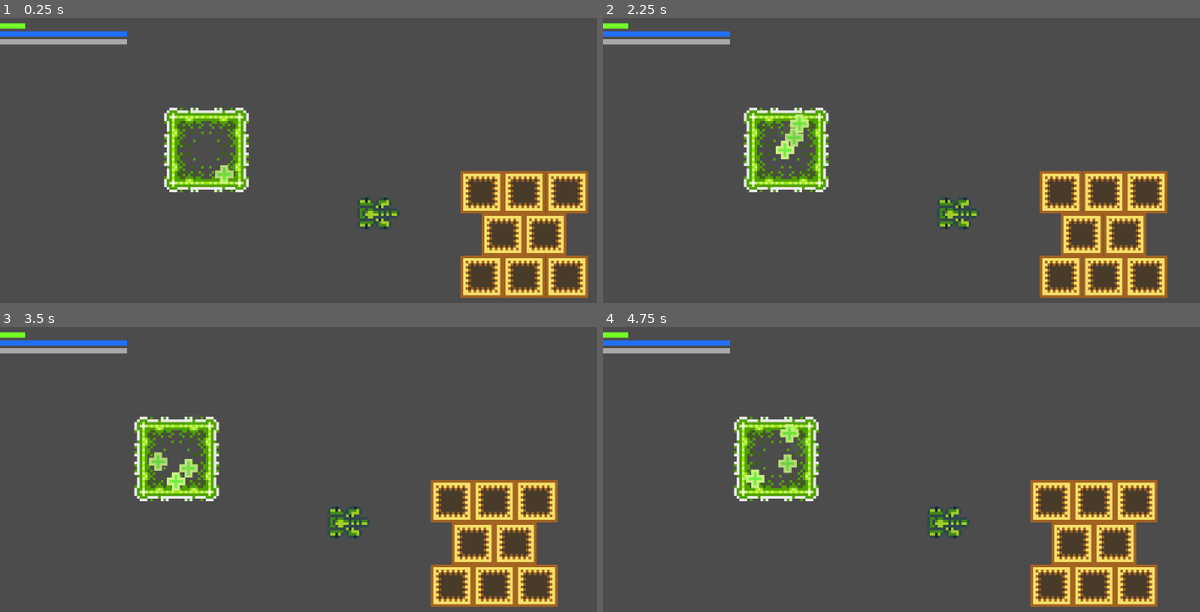
Above: before the commit, frames 1-4 (two rows, left to right).
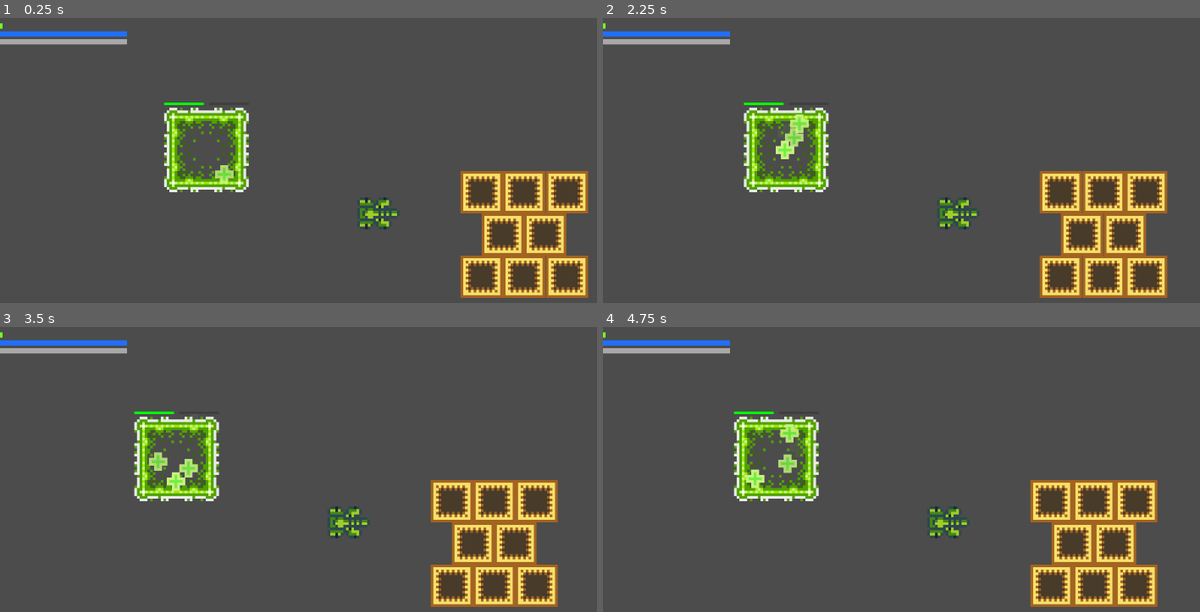
Above: after the commit, the same moments.

Repository: dcerjan/sgtpotato
Game: Godot game, scene res://data/scene/root.tscn
Two runs of this game, one before a commit and one after it. Both use one fixed random seed, a clock stepped at 60 frames per second and the inputs below.
Inputs:
- Up to frame 1 (0.25 s): no input
- Up to frame 2 (2.25 s): no input
- Up to frame 3 (3.5 s): no input
- Up to frame 4 (4.75 s): no input

The runs differ from the first frame. In frame 1, 0.1% of the frame differs, in the area x 0-35%, y 1-31%; in frame 2, 0.1%; in frame 3, 0.1%; in frame 4, 0.1%.

Commit message:
Settle on inner-class-based FSM, add debug gizmos to healing_pad

Diff:
--- /dev/null
+++ b/data/composite/objects/debug.gd
@@ -0,0 +1,10 @@
+extends Control
+
+onready var healing_pad: HealingPad = get_node('../')
+onready var energy = $DebugEnergyBar/DebugAmount
+onready var delay = $DebugDelayBar/DebugAmount
+
+func _process(delta: float):
+  if healing_pad != null:
+    energy.rect_scale = Vector2(clamp(healing_pad.current_energy / healing_pad.energy_max, 0.0, 1.0), 1.0)
+    delay.rect_scale = Vector2(clamp(healing_pad.regen_delay / healing_pad.delay_before_energy_regen, 0.0, 1.0), 1.0)
--- a/data/composite/objects/healing_pad.gd
+++ b/data/composite/objects/healing_pad.gd
@@ -1,40 +1,82 @@
 extends Area2D
 
-enum State {
-  Active = 0,
-  Recharging = 1,
-}
+class_name HealingPad
 
+# ============================================================================ #
+#  States                                                                      #
+# ============================================================================ #
+class ActiveState extends State:
+  func on_update(delta: float, state: HealingPad):
+    var bodies = state.get_overlapping_bodies()
+    if (state.regen_delay <= 0.0):
+      state.current_energy = min(state.current_energy + delta * state.energy_regen, state.energy_max)
+    var should_switch_state = false
+    for body in bodies:
+      if body.has_node('HealthAspect') && not body.get_node('HealthAspect').is_full():
+        should_switch_state = true
+        break
+    if should_switch_state:
+      state.current = transition_to(state.__discharging_state)
+
+class DischargingState extends State:
+  func on_update(delta: float, state: HealingPad):
+    var bodies = state.get_overlapping_bodies()
+    if bodies.size() == 0:
+      state.current = transition_to(state.__active_state)
+      return
+    for body in bodies:
+      if body.has_node('HealthAspect'):
+        var health_aspect: HealthAspect = body.get_node('HealthAspect')
+        if not health_aspect.is_full():
+          state.regen_delay = state.delay_before_energy_regen
+          health_aspect.heal(delta * state.healing_rate)
+          state.current_energy = max(state.current_energy - delta * state.healing_rate, 0.0)
+          if (state.current_energy <= 0.0):
+            state.particles.emitting = false
+            state.current = transition_to(state.__charging_state)
+
+class ChargingState extends State:
+  func on_update(delta: float, state: HealingPad):
+    if (state.regen_delay <= 0):
+      state.current_energy = min(state.current_energy + delta * state.energy_regen, state.energy_max)
+    if state.current_energy >= state.reactivation_threshold * state.energy_max:
+        state.particles.emitting = true
+        state.current = transition_to(state.__active_state)
+
+# preallocate states
+var __active_state = ActiveState.new()
+var __charging_state = ChargingState.new()
+var __discharging_state = DischargingState.new()
+
+
+# ============================================================================ #
+#  Members                                                                     #
+# ============================================================================ #
 export (float) var energy_max = 100.0
 export (float) var initial_energy = 1.0
-export (float) var energy_regen = 1.0
-export (float) var healing_rate = 5.0
+export (float) var energy_regen = 10.0
+export (float) var healing_rate = 10.0
+export (float) var delay_before_energy_regen = 10.0
 export (float) var reactivation_threshold = 0.5
+
+export (bool) var debug = false
 
 onready var particles = $Particles2D
 onready var sprite = $Sprite
+onready var debug_bars = $Debug
 
 var current_energy = initial_energy * energy_max
-var state = State.Active
+var current = __active_state
+var regen_delay = 0.0
+
+# ============================================================================ #
+#  Methods                                                                     #
+# ============================================================================ #
+func _ready():
+  if not debug:
+    remove_child(debug_bars)
 
 func _process(delta: float) -> void:
-  match state:
-    State.Active:
-      var bodies = get_overlapping_bodies()
-      for body in bodies:
-        if body.has_node('HealthAspect'):
-          var health_aspect: HealthAspect = body.get_node('HealthAspect')
-          if not health_aspect.is_full():
-            health_aspect.heal(delta * healing_rate)
-            current_energy = max(current_energy - delta * healing_rate, 0.0)
-            if (current_energy <= 0.0):
-              particles.emitting = false
-              state = State.Recharging
-
-    State.Recharging:
-      if current_energy >= reactivation_threshold * energy_max:
-        particles.emitting = true
-        state = State.Active
-
-  current_energy = min(current_energy + delta * energy_regen, energy_max)
+  regen_delay = max(regen_delay - delta, 0.0)
+  current.on_update(delta, self)
   sprite.self_modulate = Color(1.0, 1.0, 1.0, 1.0).darkened(0.5 * pow(1.0 - current_energy / energy_max, 2.0))
--- a/data/composite/objects/healing_pad.tscn
+++ b/data/composite/objects/healing_pad.tscn
@@ -1,8 +1,9 @@
-[gd_scene load_steps=8 format=2]
+[gd_scene load_steps=9 format=2]
 
 [ext_resource path="res://data/image/healing_pad.png" type="Texture" id=1]
 [ext_resource path="res://data/image/heal_particle.png" type="Texture" id=2]
 [ext_resource path="res://data/composite/objects/healing_pad.gd" type="Script" id=3]
+[ext_resource path="res://data/composite/objects/debug.gd" type="Script" id=4]
 
 [sub_resource type="CanvasItemMaterial" id=1]
 
@@ -49,3 +50,48 @@
 __meta__ = {
 "_edit_lock_": true
 }
+
+[node name="Debug" type="Control" parent="."]
+margin_left = -16.0
+margin_top = -18.0
+margin_right = 16.0
+margin_bottom = 16.0
+script = ExtResource( 4 )
+__meta__ = {
+"_edit_use_anchors_": false
+}
+
+[node name="DebugEnergyBar" type="ColorRect" parent="Debug"]
+margin_right = 15.0
+margin_bottom = 1.0
+color = Color( 0.25098, 0.25098, 0.25098, 1 )
+__meta__ = {
+"_edit_use_anchors_": false
+}
+
+[node name="DebugAmount" type="ColorRect" parent="Debug/DebugEnergyBar"]
+margin_right = 15.0
+margin_bottom = 1.0
+color = Color( 0, 1, 0, 1 )
+__meta__ = {
+"_edit_use_anchors_": false
+}
+
+[node name="DebugDelayBar" type="ColorRect" parent="Debug"]
+margin_left = 32.0
+margin_right = 47.0
+margin_bottom = 1.0
+rect_scale = Vector2( -1, 1 )
+color = Color( 0.25098, 0.25098, 0.25098, 1 )
+__meta__ = {
+"_edit_use_anchors_": false
+}
+
+[node name="DebugAmount" type="ColorRect" parent="Debug/DebugDelayBar"]
+margin_right = 15.0
+margin_bottom = 1.0
+grow_horizontal = 0
+color = Color( 0.968627, 0.00392157, 1, 1 )
+__meta__ = {
+"_edit_use_anchors_": false
+}
--- a/data/scene/root.tscn
+++ b/data/scene/root.tscn
@@ -252,6 +252,7 @@
 [node name="FuelAspect" parent="player" instance=ExtResource( 10 )]
 
 [node name="HealthAspect" parent="player" instance=ExtResource( 11 )]
+max_health = 1000.0
 current_health = 20.0
 
 [node name="Sprite" type="Sprite" parent="player"]
@@ -294,3 +295,4 @@
 position = Vector2( -64, -24 )
 energy_max = 40.0
 healing_rate = 20.0
+debug = true
--- /dev/null
+++ b/data/script/Lib/State.gd
@@ -0,0 +1,17 @@
+extends Reference
+
+class_name State
+
+func on_enter():
+  pass
+
+func on_leave():
+  pass
+
+func on_update(delta: float, state):
+  pass
+
+func transition_to(state: State):
+  self.on_leave()
+  state.on_enter()
+  return state
--- a/project.godot
+++ b/project.godot
@@ -14,10 +14,20 @@
 "language": "GDScript",
 "path": "res://data/script/Aspect/FuelAspect.gd"
 }, {
+"base": "Area2D",
+"class": "HealingPad",
+"language": "GDScript",
+"path": "res://data/composite/objects/healing_pad.gd"
+}, {
 "base": "Node2D",
 "class": "HealthAspect",
 "language": "GDScript",
 "path": "res://data/script/Aspect/HealthAspect.gd"
+}, {
+"base": "Reference",
+"class": "State",
+"language": "GDScript",
+"path": "res://data/script/Lib/State.gd"
 }, {
 "base": "Reference",
 "class": "TankState",
@@ -26,7 +36,9 @@
 } ]
 _global_script_class_icons={
 "FuelAspect": "",
+"HealingPad": "",
 "HealthAspect": "",
+"State": "",
 "TankState": ""
 }
 
